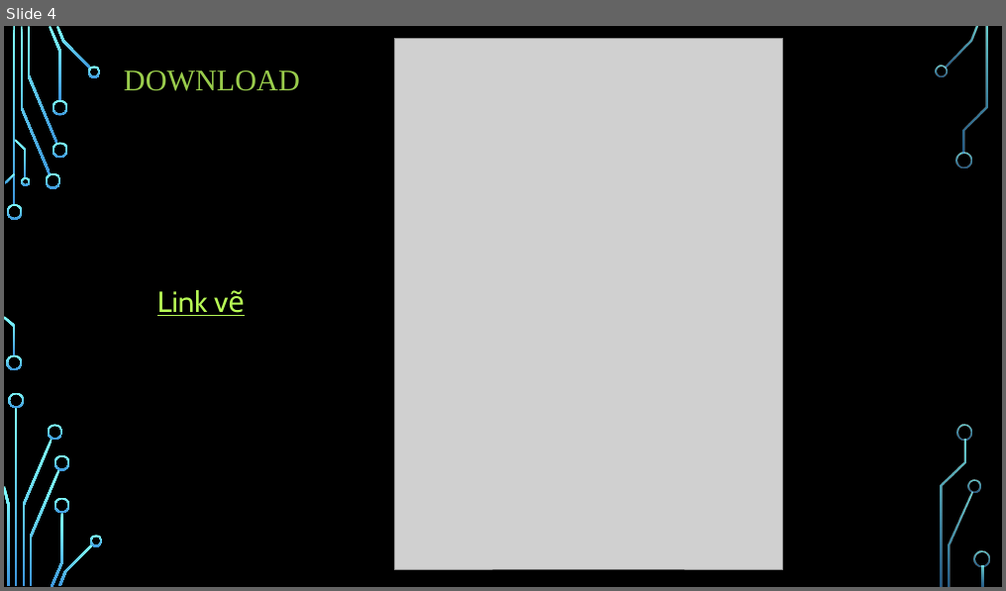
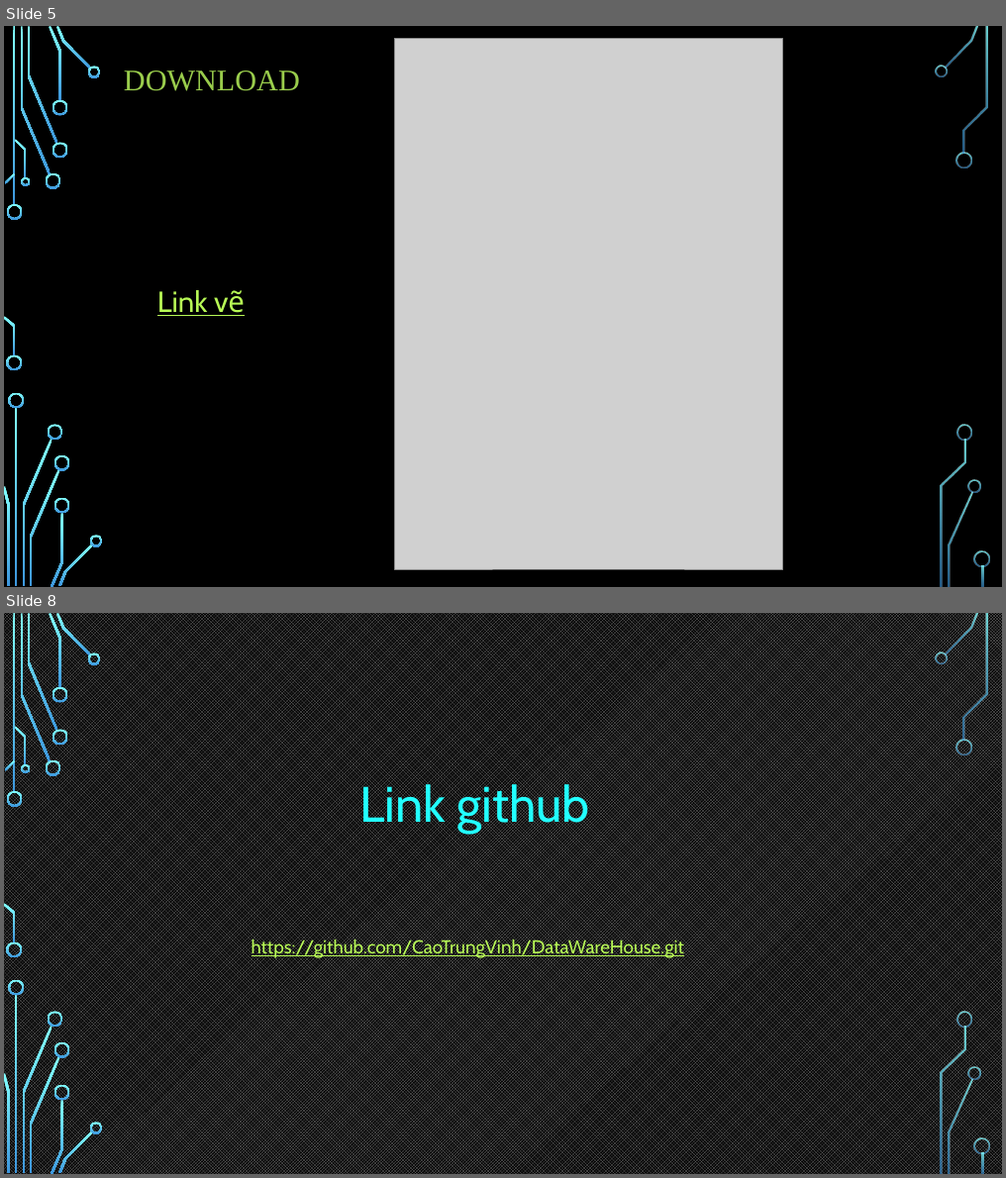
Before and after one commit to CaoTrungVinh/DataWareHouse, a slide deck: Datawarehouse.pptx. Shown one above the other, each under a label of ours: slide 4 before the commit, slides 5 and 8 after it; the slides between them are not shown. The pictures are 1006x591 and 1006x1178 pixels, drawn with LibreOffice and Linux fonts; fonts in the diff are those of the drawing; grey boxes stand for pictures; background and template pictures are left out. Boxes give left, top, right and bottom in pixels: in the first picture for what was removed or moved away, otherwise in the second. Text is boxed around its words. In the diff, an @@ line names an element or a change of style, - is before the commit and + after.

```diff
--- a/Datawarehouse.pptx
+++ b/Datawarehouse.pptx
@@ slide 8 added at (4, 613, 1002, 1174), background picture (left out); not listed: 36 template elements that a slide beside it also shows @@
@@ text added at (359, 780, 589, 833), 48 pt, text #22FFFF @@
+Link github
@@ text added at (252, 938, 685, 959), 18 pt, text #B8FA56, underline @@
+https://github.com/CaoTrungVinh/DataWareHouse.git
@@ what was slide 4 is now slide 5 @@
```
Also in this commit, not shown: 4 slides changed, 2 other slides added, 41 other files.
